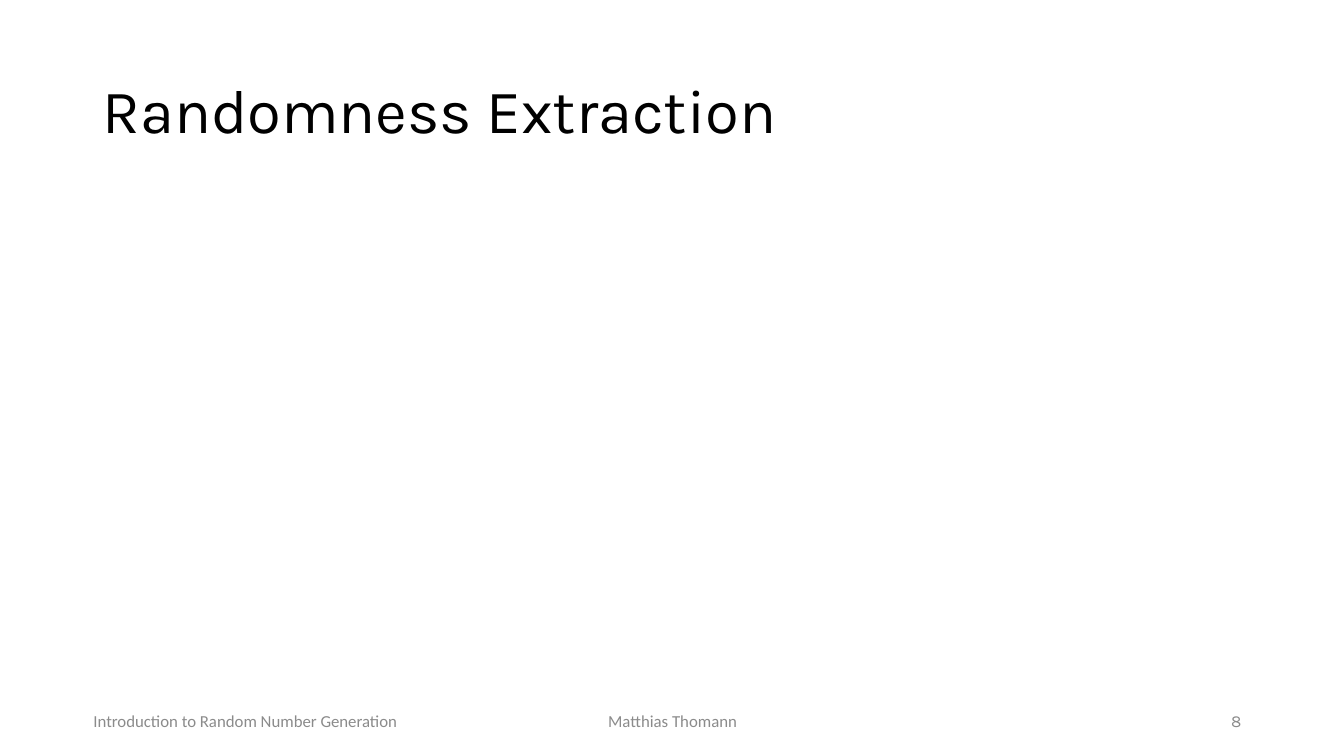
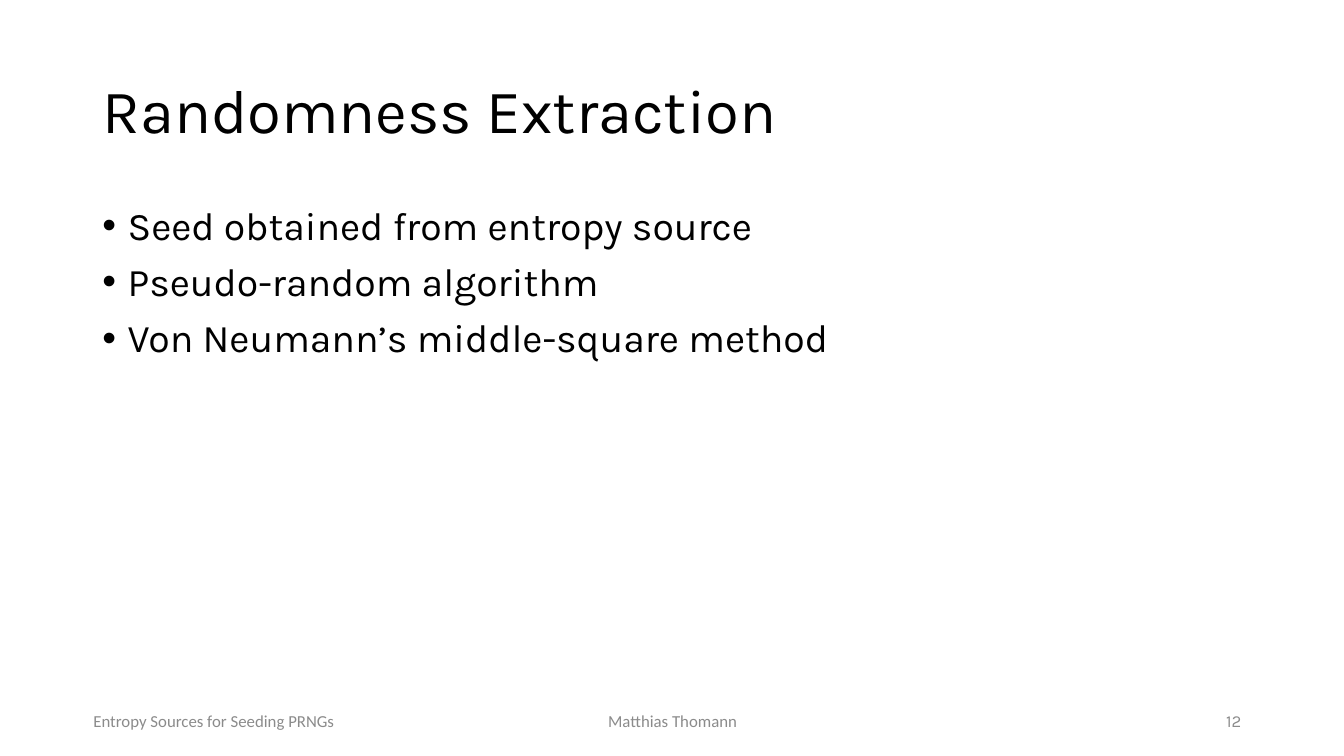
Before and after one commit to mth0348/info-seminar, a slide deck: slide 12 of presentation/presentation.pptx (slide 8 before the commit). Drawn at 1344x756 pixels with LibreOffice and Linux fonts; fonts in the diff are those of the drawing. Boxes give left, top, right and bottom in pixels: in the first picture for what was removed or moved away, otherwise in the second. Text is boxed around its words. In the diff, an @@ line names an element or a change of style, - is before the commit and + after.

Commit message:
Added presentation.

```diff
--- a/presentation/presentation.pptx
+++ b/presentation/presentation.pptx
@@ text added at bbox=[128, 213, 828, 362], 28 pt, text #000000 @@
+• Seed obtained from entropy source
+• Pseudo-random algorithm
+• Von Neumann’s middle-square method
@@ text at bbox=[93, 715, 334, 730]: text changed @@
-Introduction to Random Number Generation
+Entropy Sources for Seeding PRNGs
@@ page number at bbox=[1226, 716, 1241, 727]: text changed @@
-8
+12
```
Also in this commit, not shown: 7 other slides changed, 8 slides added, 3 slides removed, 4 other files.
